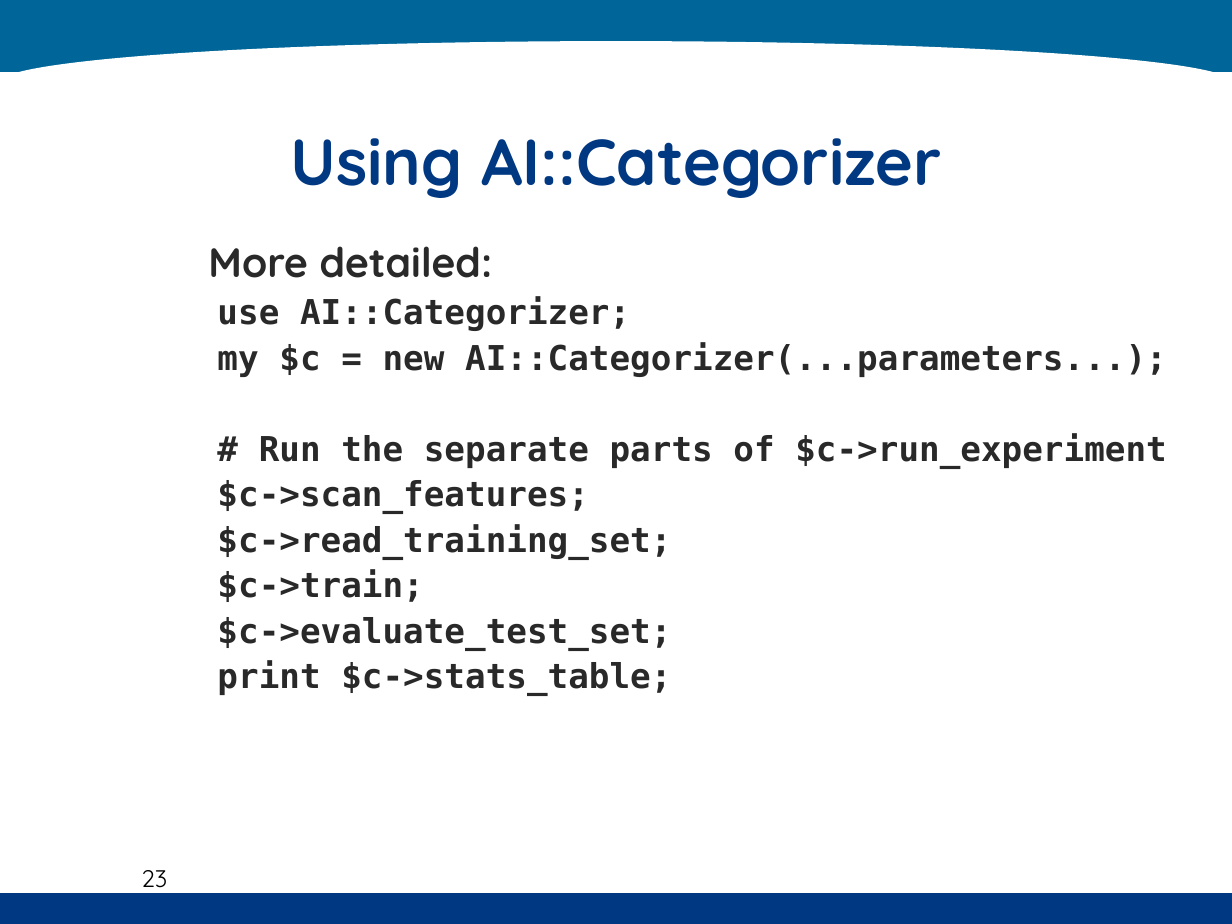
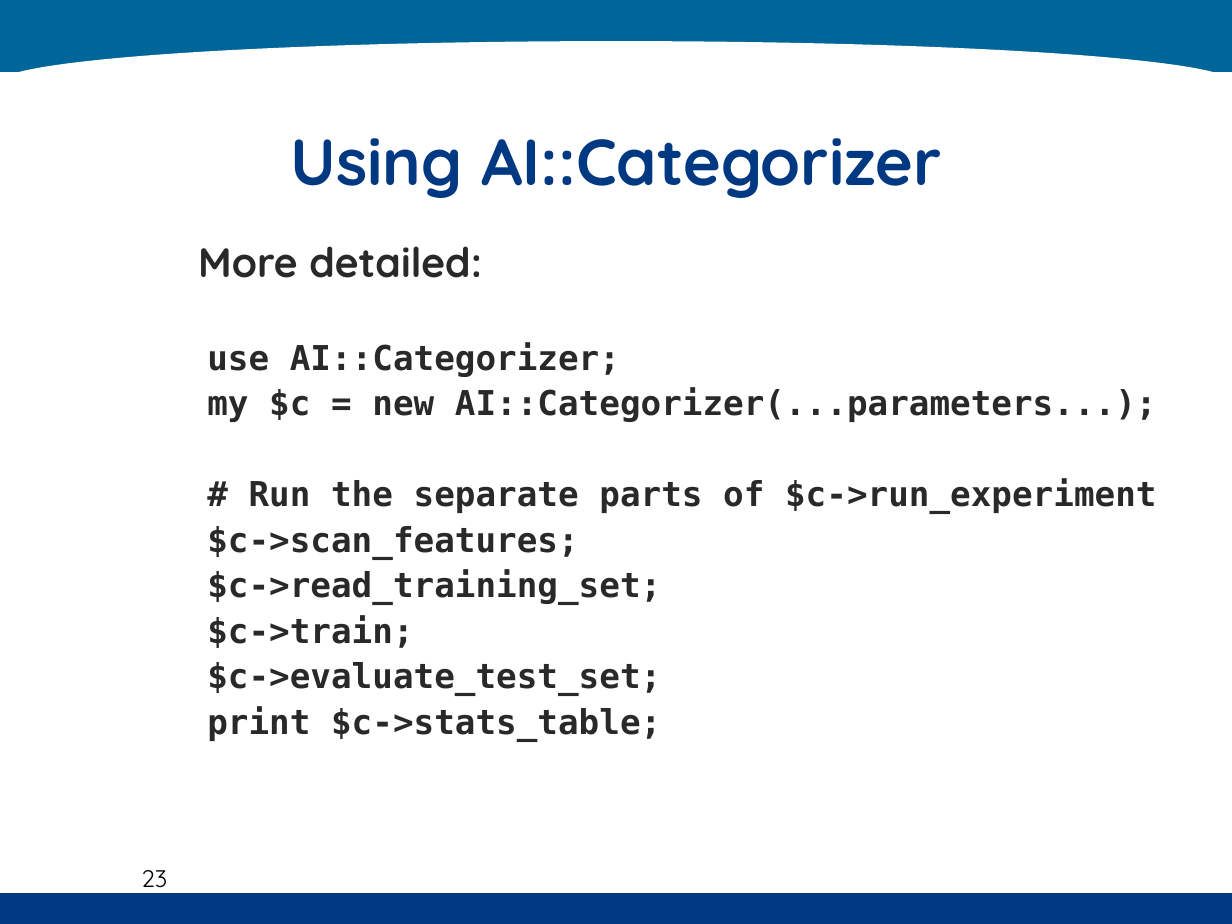
Before and after one commit to kenahoo/tcframe, a slide deck: slide 23 of doc/Thesis Seminar.ppt. Drawn at 1232x924 pixels with LibreOffice and Linux fonts; fonts in the diff are those of the drawing; background and template pictures are left out. Boxes give left, top, right and bottom in pixels: in the first picture for what was removed or moved away, otherwise in the second. Text is boxed around its words. In the diff, an @@ line names an element or a change of style, - is before the commit and + after.

```diff
--- a/doc/Thesis Seminar.ppt
+++ b/doc/Thesis Seminar.ppt
@@ text "More detailed:" rewrapped from (208,246,1167,696) to (198,246,1157,742) @@
```
Also in this commit, not shown: 7 other slides changed, 2 slides added, 2 slides removed.
